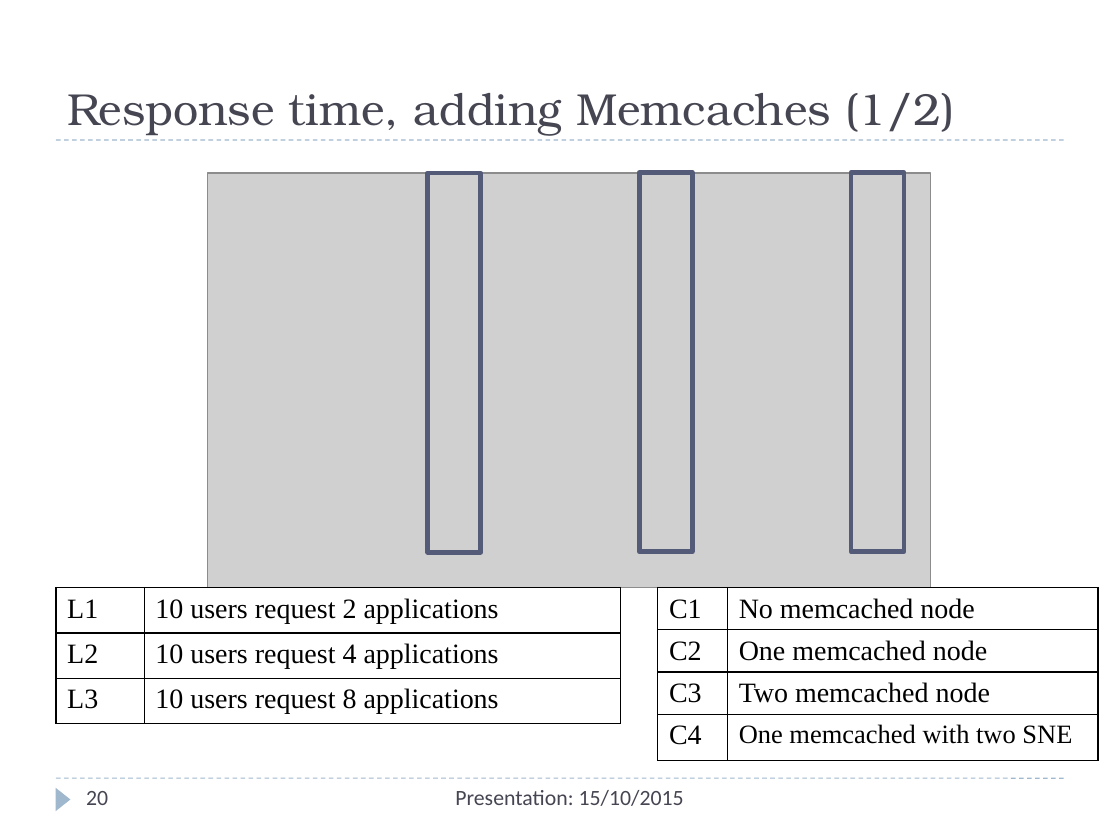
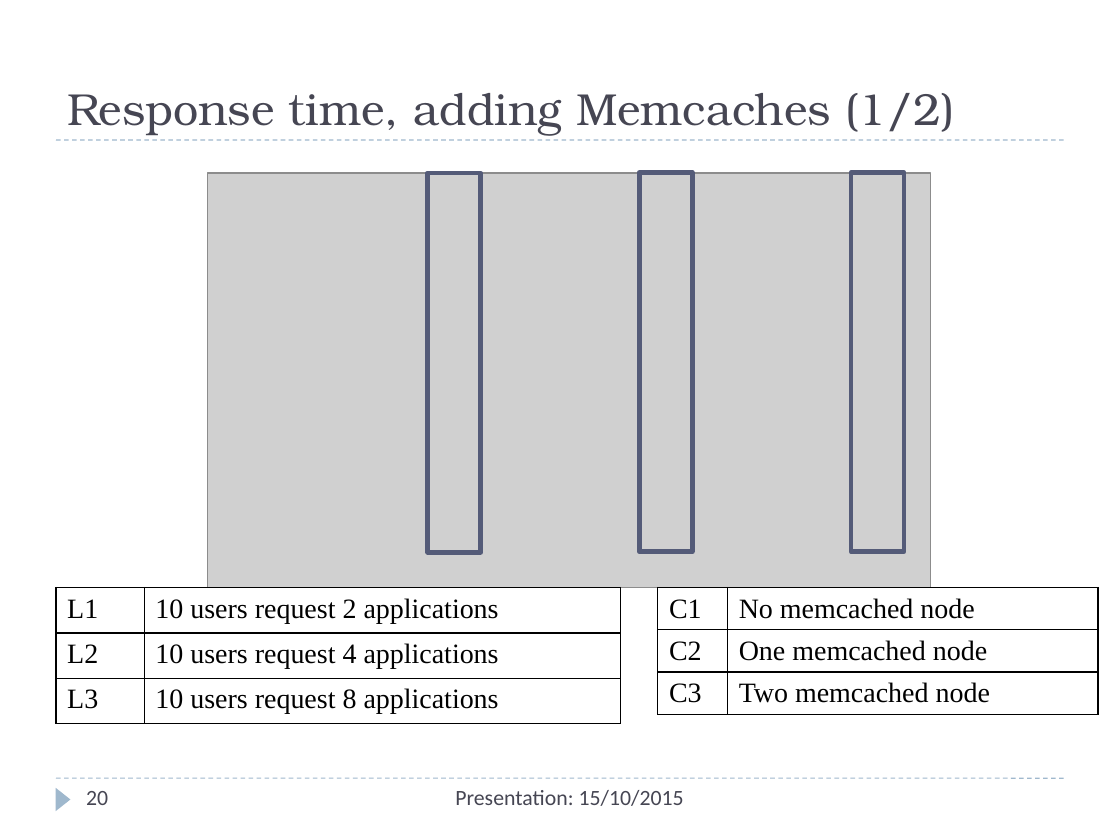
Before and after one commit to Christos-Papoulas/master_thesis, a slide deck: slide 20 of presentation/presentation.pptx. Drawn at 1120x840 pixels with LibreOffice and Linux fonts; fonts in the diff are those of the drawing; grey boxes stand for pictures. Boxes give left, top, right and bottom in pixels: in the first picture for what was removed or moved away, otherwise in the second. Text is boxed around its words. In the diff, an @@ line names an element or a change of style, - is before the commit and + after.

```diff
--- a/presentation/presentation.pptx
+++ b/presentation/presentation.pptx
@@ table at (x1=657, y1=588, x2=1098, y2=722) @@
-row 4: C4 | One memcached with two SNE
```
Also in this commit, not shown: 8 other slides changed, 2 slides added, 2 other files.
